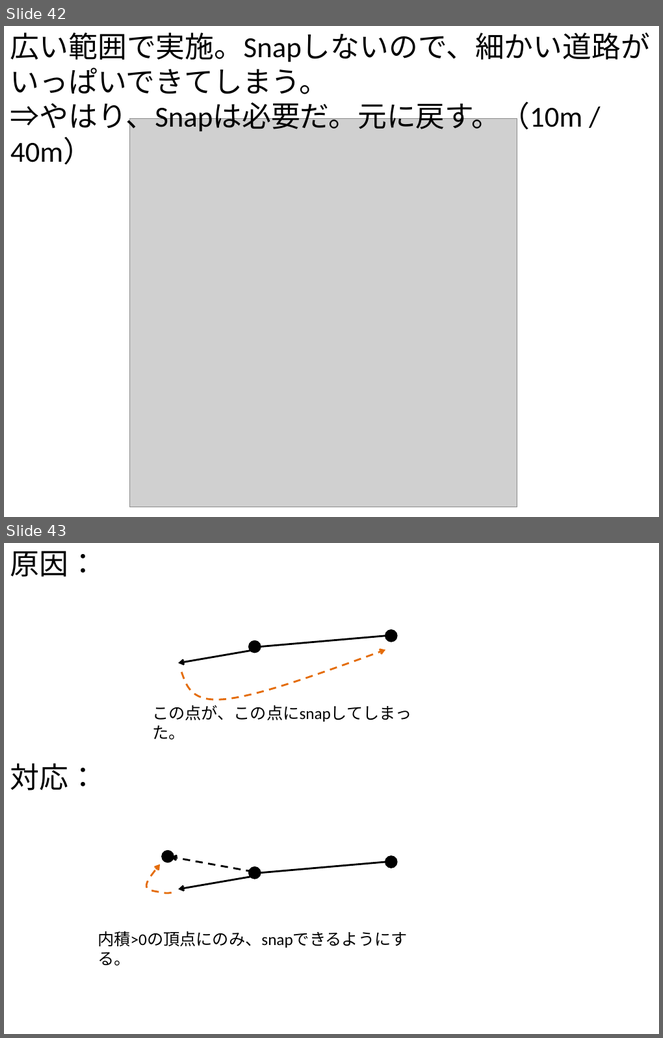
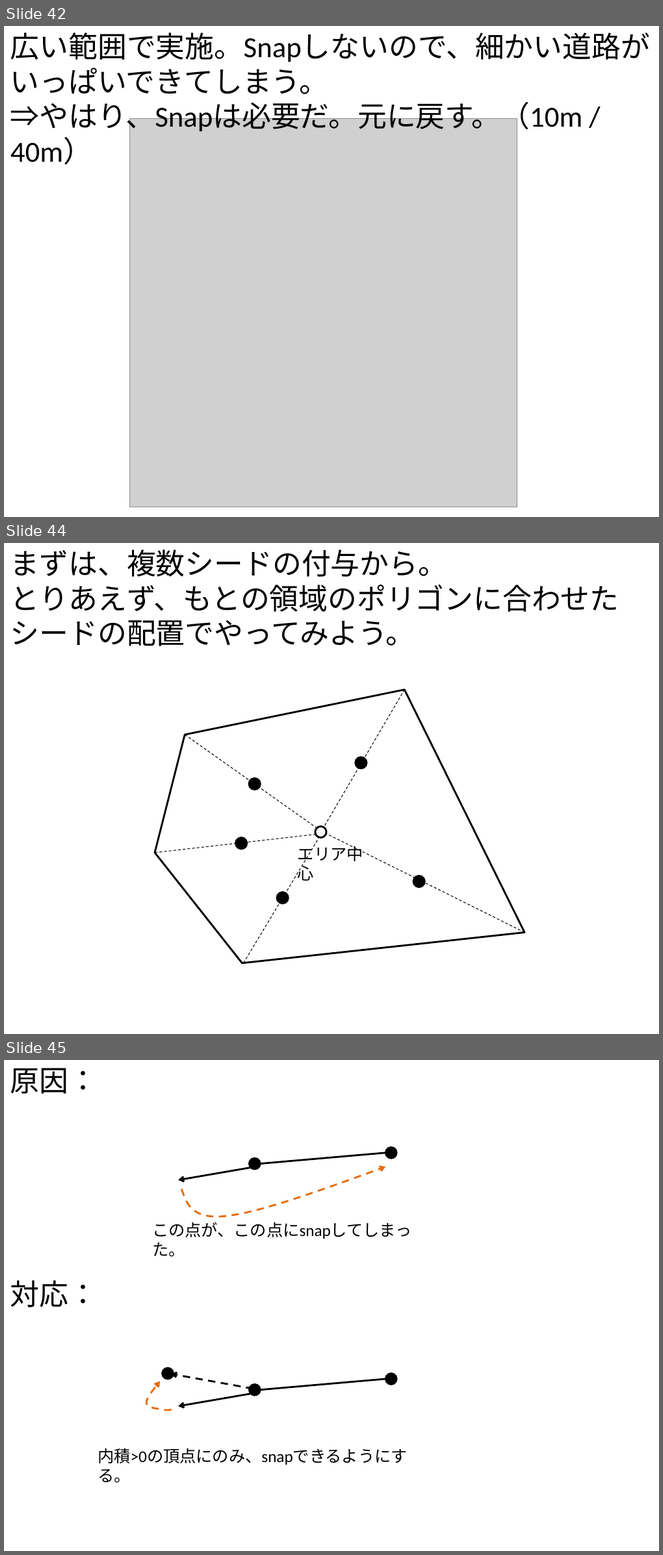
Before and after one commit to gnishida/RoadDesigner, a slide deck: RoadDesigner.pptx. Shown one above the other, each under a label of ours: slides 42 and 43 before the commit, slides 42, 44 and 45 after it; the slides between them are not shown. The pictures are 663x1038 and 663x1555 pixels, drawn with LibreOffice and Linux fonts; fonts in the diff are those of the drawing; grey boxes stand for pictures. Boxes give left, top, right and bottom in pixels: in the first picture for what was removed or moved away, otherwise in the second. Text is boxed around its words. In the diff, an @@ line names an element or a change of style, - is before the commit and + after.

```diff
--- a/RoadDesigner.pptx
+++ b/RoadDesigner.pptx
@@ slide 44 added at (4,543,659,1034), background #FFFFFF @@
@@ text added at (10,549,620,646), 32 pt, text #000000 @@
+まずは、複数シードの付与から。
+とりあえず、もとの領域のポリゴンに合わせたシードの配置でやってみよう。
@@ freeform shape added at (155,690,525,964), outline #000000 2 pt @@
@@ line added from (404, 690) to (321, 832), #000000 0.75 pt dashed @@
@@ line added from (185, 735) to (317, 828), #000000 0.75 pt dashed @@
@@ ellipse added at (355,757,366,769), fill #000000, outline #000000 2 pt @@
@@ ellipse added at (249,778,260,789), fill #000000, outline #000000 2 pt @@
@@ line added from (155, 853) to (322, 834), #000000 0.75 pt dashed @@
@@ line added from (244, 964) to (322, 832), #000000 0.75 pt dashed @@
@@ ellipse added at (315,826,326,838), fill #FFFFFF, outline #000000 2 pt @@
@@ line added from (525, 933) to (322, 832), #000000 0.75 pt dashed @@
@@ ellipse added at (236,838,247,849), fill #000000, outline #000000 2 pt @@
@@ text added at (298,843,363,881), 18 pt, text #000000 @@
+エリア中心
@@ ellipse added at (277,892,288,903), fill #000000, outline #000000 2 pt @@
@@ ellipse added at (414,876,425,887), fill #000000, outline #000000 2 pt @@
@@ what was slide 43 is now slide 45 @@
```
Also in this commit, not shown: 1 other slide added, 3 other files.
